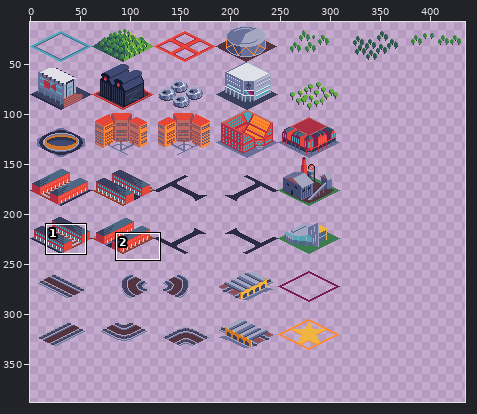
Two states of a pixel-art file, Buildings.aseprite. The first picture is a wide view before the edit; the outline marks the close-up.
Close-up. Before the commit:
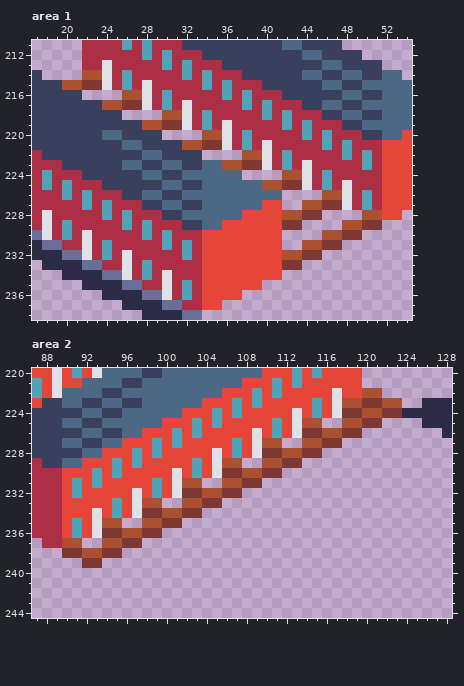
558x432 pixels, 1 frame. Shown: area 1: x 17..54, y 211..238; area 2: x 87..128, y 220..244. The wide view leaves out empty margins. The commit also changed other parts of the picture, which this record leaves out.
The same view after the edit:
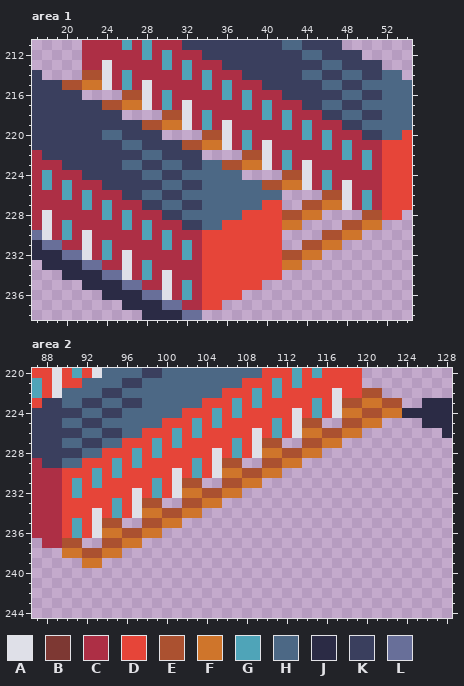
Palette (. is transparent): A #dfe0e8  B #7d3833  C #ad2f45  D #e64539  E #ab5130  F #cf752b  G #4fa4b8  H #4c6885  J #2b2b45  K #3a3f5e  L #686f99
From old to new:
Area 1, layer "Buildings":
y 215: x 22..23 BB -> FF
y 217: x 26..27 BB -> FF
y 219: x 30..31 BB -> FF
y 221: x 34..35 BB -> FF
y 223: x 38..39 BB -> FF
y 225: x 42..43 BB -> FF
y 227: x 46..47 BB -> FF
y 228: x 44..45 BB -> FF
y 229: x 42..43 BB -> FF; x 50..51 BB -> FF
y 230: x 48..49 BB -> FF
y 231: x 46..47 BB -> FF
y 232: x 44..45 BB -> FF
y 233: x 42..43 BB -> FF
Area 2, layer "Buildings":
y 223: x 120..121 BB -> FF
y 224: x 118..119 BB -> FF; x 122..123 BB -> FF
y 225: x 120..121 BB -> FF
y 226: x 114..115 BB -> FF; x 118..119 BB -> FF
y 227: x 116..117 BB -> FF
y 228: x 110..111 BB -> FF; x 114..115 BB -> FF
y 229: x 112..113 BB -> FF
y 230: x 106..107 BB -> FF; x 110..111 BB -> FF
y 231: x 108..109 BB -> FF
y 232: x 102..103 BB -> FF; x 106..107 BB -> FF
y 233: x 104..105 BB -> FF
y 234: x 98..99 BB -> FF; x 102..103 BB -> FF
y 235: x 100..101 BB -> FF
y 236: x 94..95 BB -> FF; x 98..99 BB -> FF
y 237: x 96..97 BB -> FF
y 238: x 90..91 BB -> FF; x 94..95 BB -> FF
y 239: x 92..93 BB -> FF
